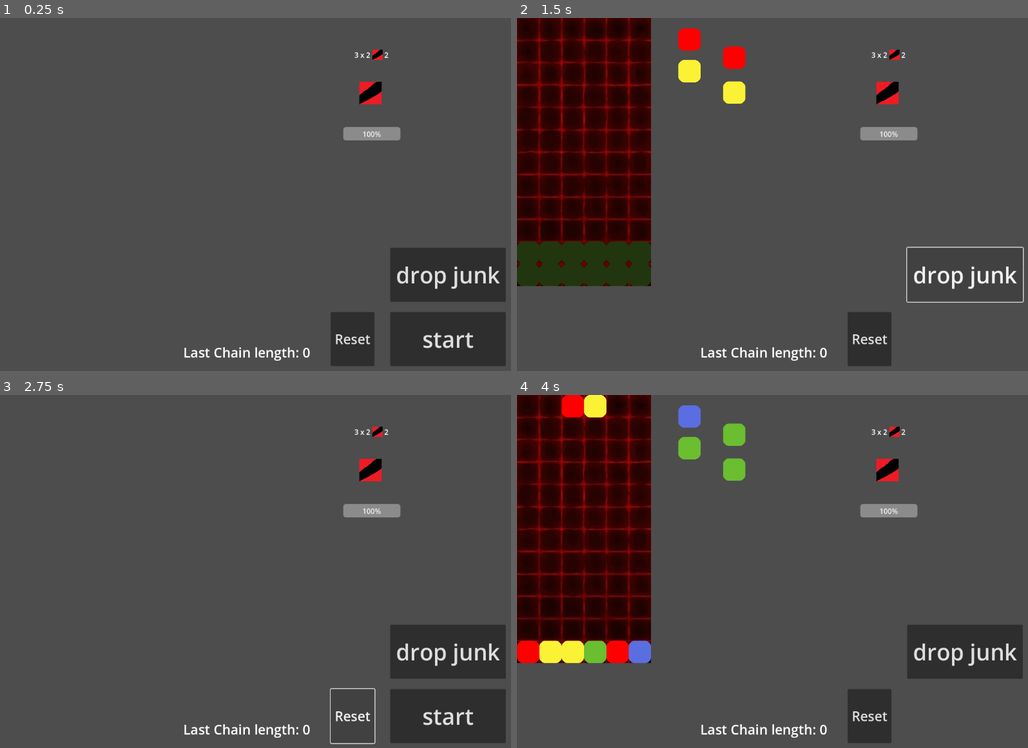
Above: before the commit, frames 1-4 (two rows, left to right).
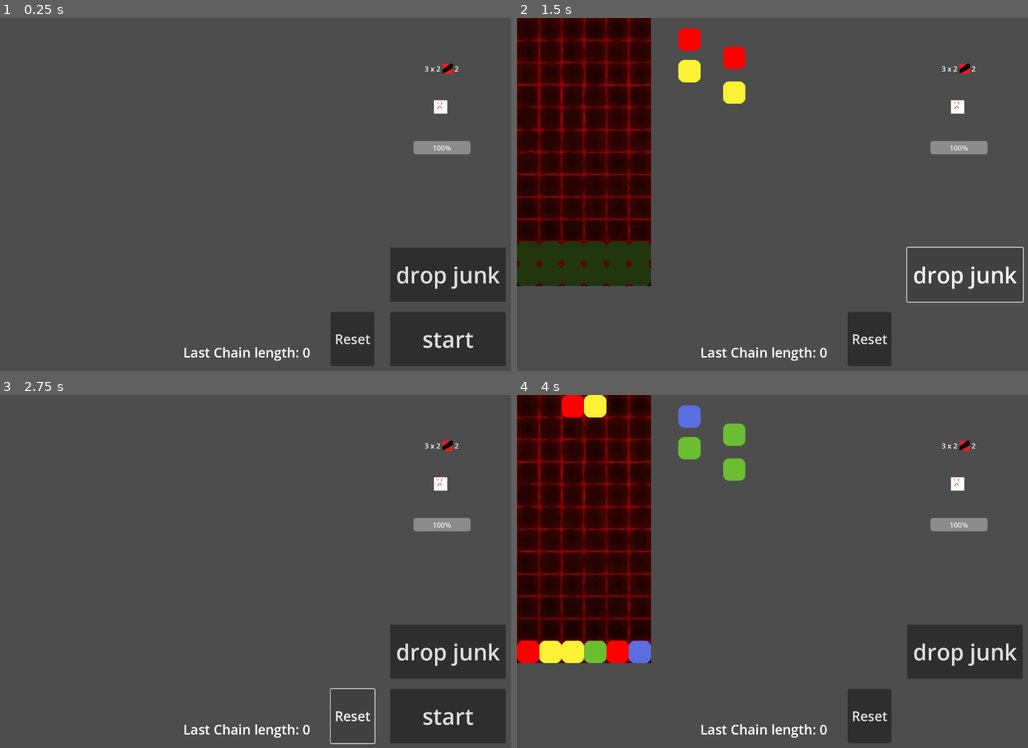
Above: after the commit, the same moments.

Repository: MarGamaDev/PuyoPuyoLike
Game: Godot game, scene res://Scenes/combat.tscn
Same seed, same stepped clock (60 frames per second), same inputs: the game is played once before the commit and once after it. The engine's default icon, where the game draws it, is replaced by a stand-in: a white triangle on a blue panel in a dark square.
Inputs:
- Up to frame 1 (0.25 s): no input
- Up to frame 2 (1.5 s): click "start" at 0.5 s; click "drop junk" at 1.25 s
- Up to frame 3 (2.75 s): click "Reset" at 2 s
- Up to frame 4 (4 s): click "start" at 2.75 s; tap Enter at 3.5 s; hold D (puyo_right) from 3.53 s (still down); tap 1 (TESTING_player_spawn) at 3.6 s

The runs differ from the first frame. In frame 1, 1.4% of the frame differs, in the area x 67-93%, y 8-39%; in frame 2, 1.4%; in frame 3, 1.4%; in frame 4, 1.4%.

Commit message:
added a few encounters

Diff:
--- a/Resources/Enemies/grunt_data.tres
+++ b/Resources/Enemies/grunt_data.tres
@@ -1,8 +1,10 @@
-[gd_resource type="Resource" script_class="EnemyData" load_steps=2 format=3 uid="uid://byevgmmfmpqi8"]
+[gd_resource type="Resource" script_class="EnemyData" load_steps=3 format=3 uid="uid://byevgmmfmpqi8"]
 
-[ext_resource type="Script" uid="uid://c27m7mkd1up2" path="res://Scripts/Combat/Enemy/enemy_data.gd" id="1_ah0an"]
+[ext_resource type="Script" uid="uid://c27m7mkd1up2" path="res://scripts/Combat/Enemy/enemy_data.gd" id="1_ah0an"]
+[ext_resource type="Texture2D" uid="uid://b15lpii8egcu0" path="res://Placeholder Art/map_node_images/shop_location.png" id="2_uuxdl"]
 
 [resource]
 script = ExtResource("1_ah0an")
 health = 20
+sprite = ExtResource("2_uuxdl")
 metadata/_custom_type_script = "uid://c27m7mkd1up2"
--- a/Resources/EnemyAttacks/test_enemy_attack_2.tres
+++ b/Resources/EnemyAttacks/test_enemy_attack_2.tres
@@ -4,8 +4,8 @@
 
 [resource]
 script = ExtResource("1_rbqnt")
-damage = 2
+damage = 4
 number_of_swings = 1
-number_of_turns_till_swing = 6
+number_of_turns_till_swing = 8
 attack_type = 1
 metadata/_custom_type_script = "uid://6v5kccermtmr"
--- a/Scenes/Combat/Encounters/GruntEncounter.tscn
+++ b/Scenes/Combat/Encounters/GruntEncounter.tscn
@@ -2,13 +2,19 @@
 
 [ext_resource type="PackedScene" uid="uid://bx5kscp85ypry" path="res://Scenes/Combat/Enemy/enemy.tscn" id="1_0lrh3"]
 [ext_resource type="Resource" uid="uid://byevgmmfmpqi8" path="res://Resources/Enemies/grunt_data.tres" id="2_bireu"]
-[ext_resource type="Script" uid="uid://6v5kccermtmr" path="res://Scripts/Combat/Enemy/enemy_attack.gd" id="3_ymtw0"]
-[ext_resource type="Resource" uid="uid://c6eapo4rjdqc6" path="res://Resources/EnemyAttacks/grunt_attack_multi.tres" id="4_yu4hf"]
-[ext_resource type="Resource" uid="uid://4dia54oitqp3" path="res://Resources/EnemyAttacks/grunt_attack_row.tres" id="5_6wx12"]
+[ext_resource type="Script" uid="uid://6v5kccermtmr" path="res://scripts/Combat/Enemy/enemy_attack.gd" id="3_ymtw0"]
+[ext_resource type="Resource" uid="uid://cn0op1aiuirgi" path="res://Resources/EnemyAttacks/test_enemy_attack_2.tres" id="4_e7fs4"]
+
+[sub_resource type="Resource" id="Resource_0lrh3"]
+script = ExtResource("3_ymtw0")
+damage = 4
+number_of_swings = 2
+number_of_turns_till_swing = 6
+attack_type = 0
+metadata/_custom_type_script = "uid://6v5kccermtmr"
 
 [node name="GruntEncounter" type="Node2D"]
 
 [node name="grunt 1" parent="." instance=ExtResource("1_0lrh3")]
-position = Vector2(1429.97, 399.898)
 enemy_data = ExtResource("2_bireu")
-attacks = Array[ExtResource("3_ymtw0")]([ExtResource("4_yu4hf"), ExtResource("5_6wx12")])
+attacks = Array[ExtResource("3_ymtw0")]([SubResource("Resource_0lrh3"), ExtResource("4_e7fs4")])
--- /dev/null
+++ b/Scenes/Combat/Encounters/magician_encounter.tscn
@@ -0,0 +1,50 @@
+[gd_scene load_steps=10 format=3 uid="uid://cawgcce4rjrb0"]
+
+[ext_resource type="PackedScene" uid="uid://bx5kscp85ypry" path="res://Scenes/Combat/Enemy/enemy.tscn" id="1_ryqsk"]
+[ext_resource type="Script" uid="uid://c27m7mkd1up2" path="res://scripts/Combat/Enemy/enemy_data.gd" id="2_7dmcn"]
+[ext_resource type="Texture2D" uid="uid://3orwgby4xlkg" path="res://Placeholder Art/map_node_images/boss_location.png" id="3_1r5mb"]
+[ext_resource type="Script" uid="uid://6v5kccermtmr" path="res://scripts/Combat/Enemy/enemy_attack.gd" id="4_gtaa3"]
+
+[sub_resource type="Resource" id="Resource_h5wv6"]
+script = ExtResource("2_7dmcn")
+health = 100
+sprite = ExtResource("3_1r5mb")
+metadata/_custom_type_script = "uid://c27m7mkd1up2"
+
+[sub_resource type="Resource" id="Resource_q7x3g"]
+script = ExtResource("4_gtaa3")
+damage = 999
+number_of_swings = 1
+number_of_turns_till_swing = 4
+attack_type = 6
+metadata/_custom_type_script = "uid://6v5kccermtmr"
+
+[sub_resource type="Resource" id="Resource_cyj24"]
+script = ExtResource("4_gtaa3")
+damage = 999
+number_of_swings = 1
+number_of_turns_till_swing = 4
+attack_type = 8
+metadata/_custom_type_script = "uid://6v5kccermtmr"
+
+[sub_resource type="Resource" id="Resource_cxyjf"]
+script = ExtResource("4_gtaa3")
+damage = 999
+number_of_swings = 1
+number_of_turns_till_swing = 4
+attack_type = 7
+metadata/_custom_type_script = "uid://6v5kccermtmr"
+
+[sub_resource type="Resource" id="Resource_xsygj"]
+script = ExtResource("4_gtaa3")
+damage = 999
+number_of_swings = 1
+number_of_turns_till_swing = 4
+attack_type = 9
+metadata/_custom_type_script = "uid://6v5kccermtmr"
+
+[node name="MagicianEncounter" type="Node2D"]
+
+[node name="MagicianBoss" parent="." instance=ExtResource("1_ryqsk")]
+enemy_data = SubResource("Resource_h5wv6")
+attacks = Array[ExtResource("4_gtaa3")]([SubResource("Resource_q7x3g"), SubResource("Resource_cyj24"), SubResource("Resource_cxyjf"), SubResource("Resource_xsygj")])
--- /dev/null
+++ b/Scenes/Combat/Encounters/slam_boss_encounter.tscn
@@ -0,0 +1,26 @@
+[gd_scene load_steps=7 format=3 uid="uid://spggxai8tcru"]
+
+[ext_resource type="PackedScene" uid="uid://bx5kscp85ypry" path="res://Scenes/Combat/Enemy/enemy.tscn" id="1_ccs0t"]
+[ext_resource type="Script" uid="uid://c27m7mkd1up2" path="res://scripts/Combat/Enemy/enemy_data.gd" id="2_vw1g0"]
+[ext_resource type="Texture2D" uid="uid://dhmt056l2npcp" path="res://Placeholder Art/map_node_images/enemy_location.png" id="3_wg0x2"]
+[ext_resource type="Script" uid="uid://6v5kccermtmr" path="res://scripts/Combat/Enemy/enemy_attack.gd" id="4_a8axw"]
+
+[sub_resource type="Resource" id="Resource_cv6dq"]
+script = ExtResource("2_vw1g0")
+health = 100
+sprite = ExtResource("3_wg0x2")
+metadata/_custom_type_script = "uid://c27m7mkd1up2"
+
+[sub_resource type="Resource" id="Resource_offo0"]
+script = ExtResource("4_a8axw")
+damage = 4
+number_of_swings = 1
+number_of_turns_till_swing = 5
+attack_type = 3
+metadata/_custom_type_script = "uid://6v5kccermtmr"
+
+[node name="SlamBossEncounter" type="Node2D"]
+
+[node name="SlamBoss" parent="." instance=ExtResource("1_ccs0t")]
+enemy_data = SubResource("Resource_cv6dq")
+attacks = Array[ExtResource("4_a8axw")]([SubResource("Resource_offo0")])
--- a/Scenes/combat.tscn
+++ b/Scenes/combat.tscn
@@ -1,20 +1,13 @@
-[gd_scene load_steps=8 format=3 uid="uid://d3naap4gnytxh"]
+[gd_scene load_steps=6 format=3 uid="uid://d3naap4gnytxh"]
 
 [ext_resource type="Script" uid="uid://b0h0tx4msve02" path="res://scripts/Combat/combat_manager.gd" id="1_4ln8h"]
-[ext_resource type="PackedScene" uid="uid://bx5kscp85ypry" path="res://Scenes/Combat/Enemy/enemy.tscn" id="1_7jmb3"]
-[ext_resource type="Script" uid="uid://6v5kccermtmr" path="res://scripts/Combat/Enemy/enemy_attack.gd" id="3_avwh6"]
-[ext_resource type="Resource" uid="uid://ctf2g8pw88fk2" path="res://Resources/EnemyAttacks/test_enemy_attack_1.tres" id="4_d53gg"]
 [ext_resource type="PackedScene" uid="uid://buetvmo3m42v5" path="res://Scenes/puyo_manager.tscn" id="4_ubpar"]
+[ext_resource type="PackedScene" uid="uid://spggxai8tcru" path="res://Scenes/Combat/Encounters/slam_boss_encounter.tscn" id="5_3w34b"]
 [ext_resource type="PackedScene" uid="uid://dh8e8u4ch381l" path="res://Scenes/combat_player.tscn" id="5_ut0kg"]
 [ext_resource type="PackedScene" uid="uid://1hbj1uv66mu2" path="res://Scenes/puyo_test_ui.tscn" id="5_yt1oa"]
 
 [node name="Combat" type="Node2D"]
 script = ExtResource("1_4ln8h")
-
-[node name="Enemy" parent="." instance=ExtResource("1_7jmb3")]
-position = Vector2(829, 168)
-attack_behaviour = 1
-attacks = Array[ExtResource("3_avwh6")]([ExtResource("4_d53gg")])
 
 [node name="PuyoManager" parent="." instance=ExtResource("4_ubpar")]
 
@@ -23,6 +16,9 @@
 [node name="PuyoTestUI" parent="." node_paths=PackedStringArray("puyo_manager") instance=ExtResource("5_yt1oa")]
 puyo_manager = NodePath("../PuyoManager")
 
+[node name="SlamBossEncounter" parent="." instance=ExtResource("5_3w34b")]
+position = Vector2(986, 199)
+
 [connection signal="add_player_counter" from="." to="Player" method="add_counter"]
 [connection signal="add_player_shield" from="." to="Player" method="add_shield"]
 [connection signal="on_enemy_attack" from="." to="Player" method="receive_attack"]
--- a/Scripts/Combat/player.gd
+++ b/Scripts/Combat/player.gd
@@ -42,10 +42,12 @@
 		return 0
 
 	if shield == damage:
+		print("attack blocked!")
 		on_shield_lost.emit(shield)
 		shield = 0
 		return 0
 	elif damage < shield:
+		print("attack blocked!")
 		shield -= damage
 		return 0
 	else:
